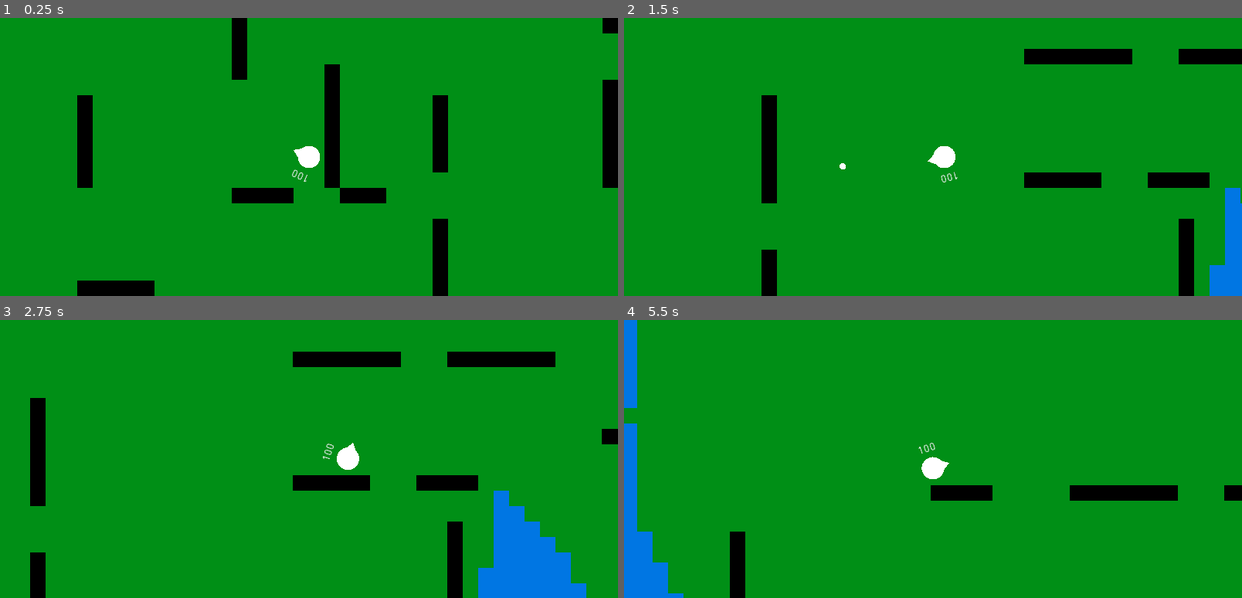
Above: before the commit, frames 1-4 (two rows, left to right).
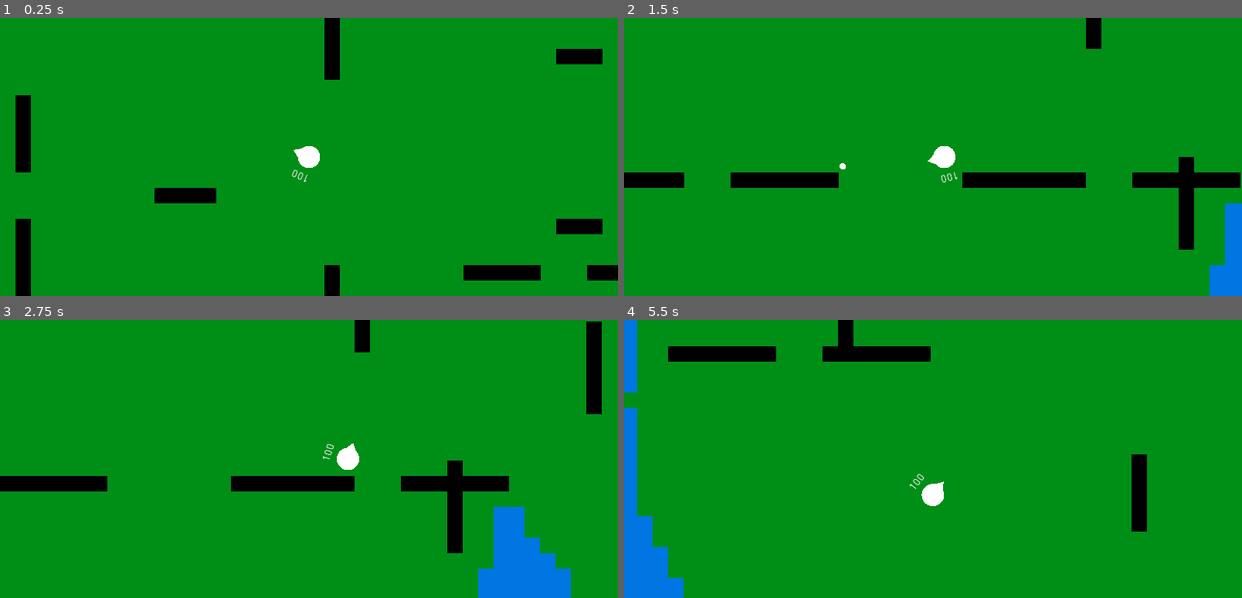
Above: after the commit, the same moments.

Repository: EmilienLeroy/EscapeTheWave
Game: Godot game, scene res://scenes/map/map.tscn
Two runs of this game, one before a commit and one after it. Both use one fixed random seed, a clock stepped at 60 frames per second and the inputs below. This scene is started directly instead of the project's main scene.
Inputs (mouse positions are in pixels of both pictures, inside the frame that each line leads up to):
- Up to frame 1 (0.25 s): no input
- Up to frame 2 (1.5 s): tap Enter (ui_accept) at 0.5, 0.77 s; move the mouse to (1068, 143) at 0.52 s; hold Right (ui_right) 0.53-1.25 s; click (1068, 143) at 0.67 s; drag from (809, 170) to (902, 212) at 1.27 s
- Up to frame 3 (2.75 s): move the mouse to (370, 397) at 2.02 s; hold Right (ui_right) from 2.03 s (still down)
- Up to frame 4 (5.5 s): release Right (ui_right) at 2.75 s; drag from (902, 514) to (747, 417) at 2.77 s; move the mouse to (1118, 500) at 3.52 s; hold Left (ui_left) 3.53-4.25 s; tap Enter (ui_accept) at 3.77 s; drag from (747, 417) to (840, 389) at 4.27 s; move the mouse to (963, 459) at 5.02 s; hold Down (ui_down) from 5.03 s (still down); click (963, 459) at 5.17 s

The runs differ from the first frame. In frame 1, 11% of the frame differs, in the area x 2-100%, y 0-100%; in frame 2, 6.5%; in frame 3, 8.1%; in frame 4, 6.0%.

Commit message:
✨ Remove little island which can be accessible

Diff:
--- a/entities/world/world.gd
+++ b/entities/world/world.gd
@@ -18,6 +18,7 @@
 	var center = (map_size * tile_size) / 2
 
 	add_island(map, map_size / 4);
+	remove_unconnected_island(map);
 	add_wall(map, map_size);
 	add_texture(map, map_size);
 
@@ -58,7 +59,7 @@
 			if distance <= radius:
 				map[i][j] = 1
 
-				if noise.get_noise_2d(i, j) > 0.05 and distance > radius - radius / 2:
+				if noise.get_noise_2d(i, j) > 0.1 and distance > radius - radius / 2:
 					map[i][j] = 0
 
 	return map;
@@ -75,6 +76,34 @@
 
 	return border;
 
+func remove_unconnected_island(map):
+	var visited = [];
+
+	for x in range(map.size()):
+		visited.append([]);
+		for y in range(map.size()):
+			visited[x].append(false);
+
+	var start = Vector2((map_size / 2) - 1, (map_size / 2) - 1);
+	var stack = [start];
+
+	while stack.size() > 0:
+		var current = stack.pop_back();
+		var x = current.x;
+		var y = current.y;
+		visited[x][y] = true;
+
+		for i in range(x - 1, x + 2):
+			for j in range(y - 1, y + 2):
+				if i >= 0 and i < map.size() and j >= 0 and j < map.size() and map[i][j] == 1 and not visited[i][j]:
+					stack.append(Vector2(i, j));
+
+	for x in range(map.size()):
+		for y in range(map.size()):
+			if map[x][y] == 1 and not visited[x][y]:
+				map[x][y] = 0;
+
+	return map
 
 func add_wall(map, size):
 	var space_x = 3;
